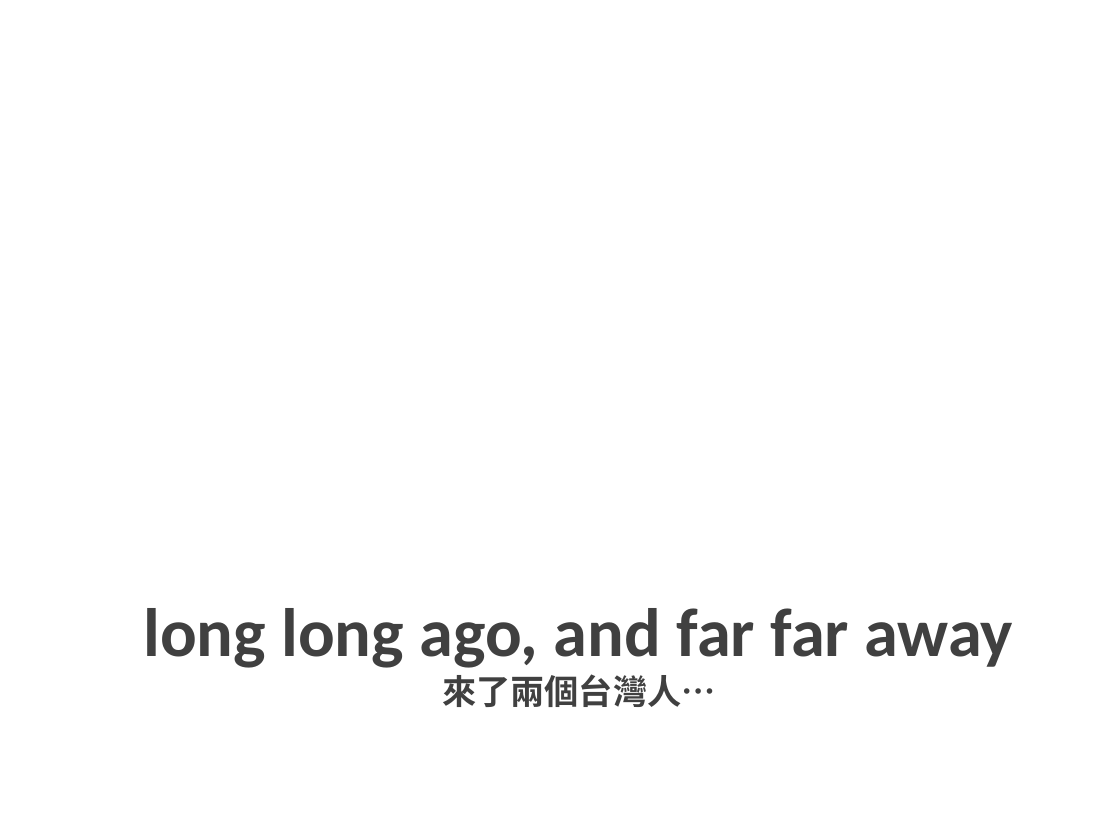
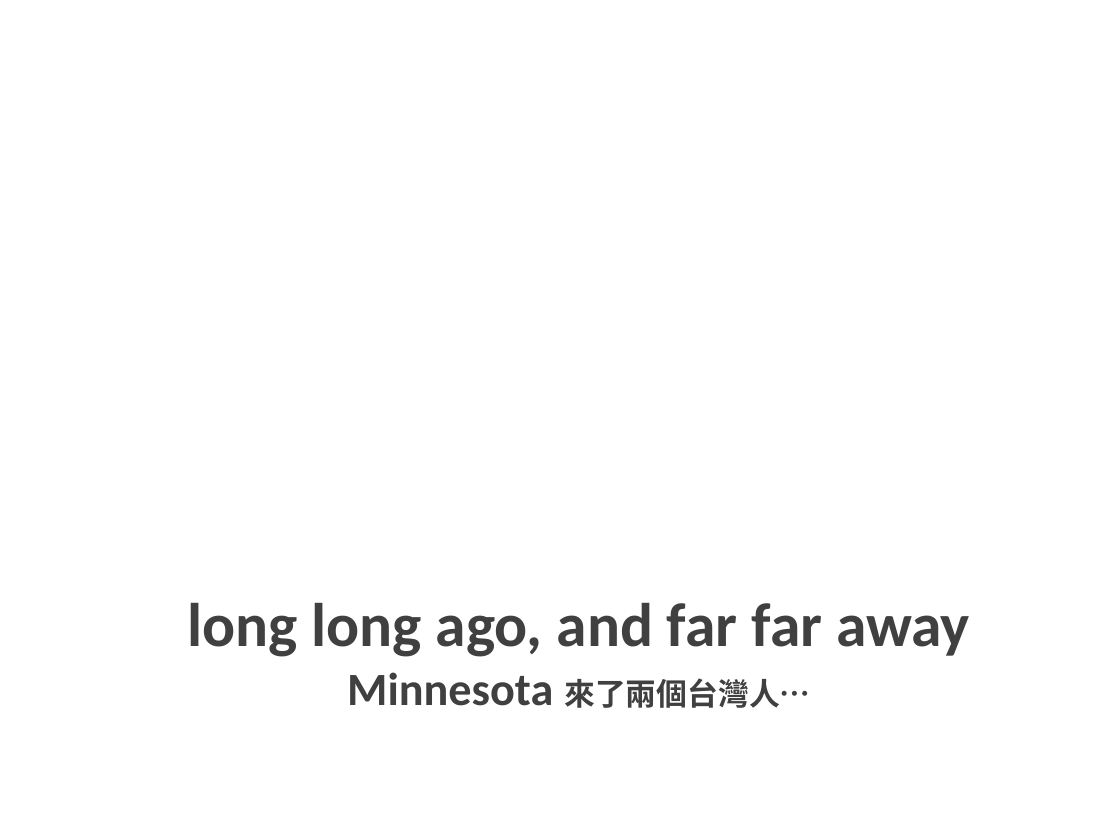
Before and after one commit to zanyking/java_two, a slide deck: slide 5 of 2013/Active Application Monitoring.pptx. Drawn at 1120x840 pixels with LibreOffice and Linux fonts; fonts in the diff are those of the drawing; background and template pictures are left out. Boxes give left, top, right and bottom in pixels: in the first picture for what was removed or moved away, otherwise in the second. Text is boxed around its words. In the diff, an @@ line names an element or a change of style, - is before the commit and + after.

```diff
--- a/2013/Active Application Monitoring.pptx
+++ b/2013/Active Application Monitoring.pptx
@@ title at <box>187,602,970,708</box>: text changed; size 44 to 39.6 pt @@
-long long ago, and far far away
-來了兩個台灣人…
+long long ago, and far far away
+Minnesota 來了兩個台灣人…
```
Also in this commit, not shown: 23 other slides changed, 11 slides added, 10 other files.
